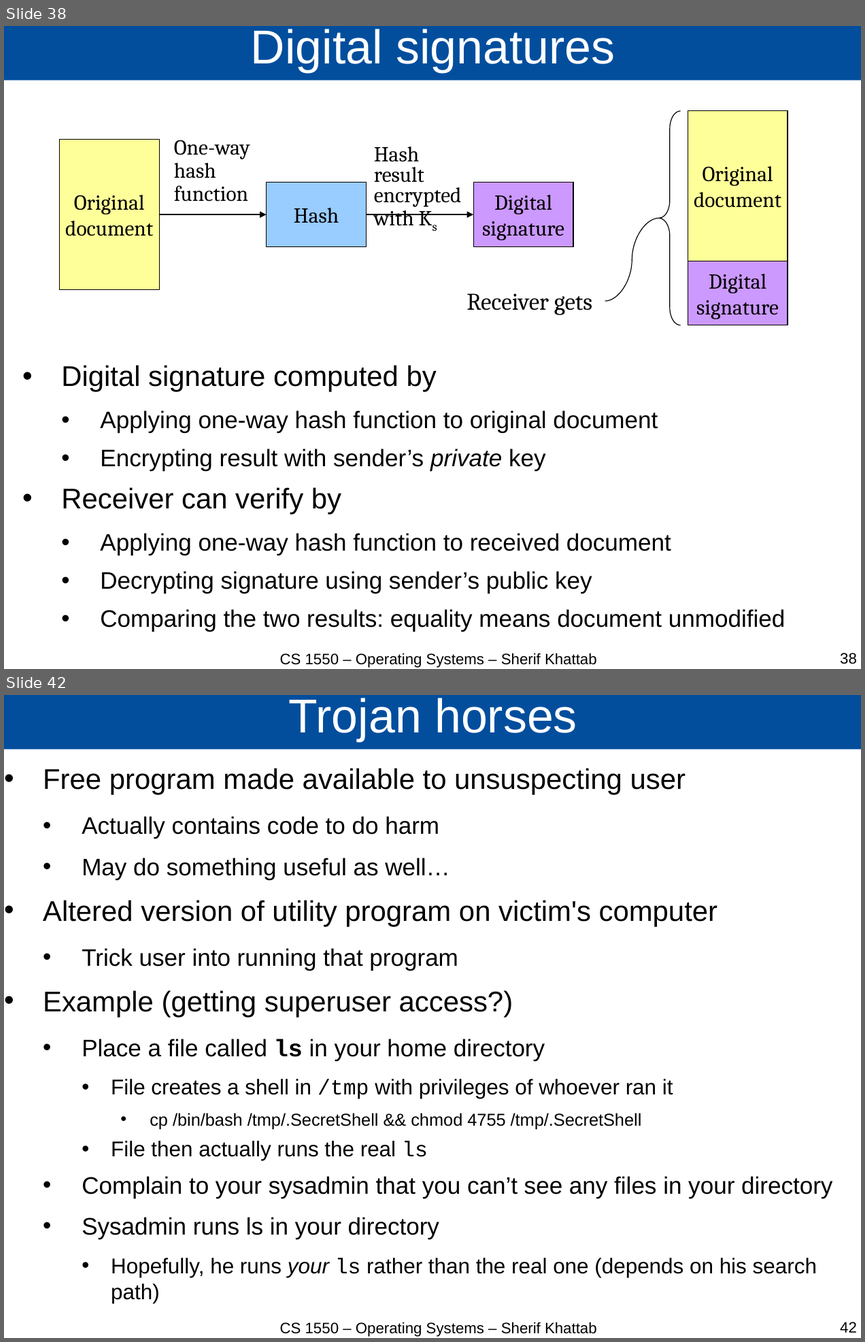
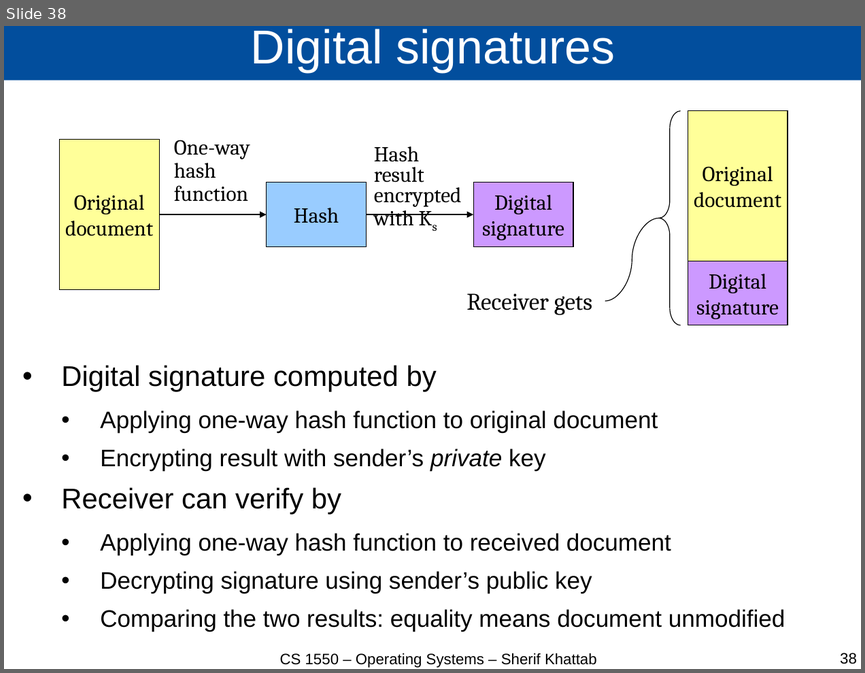
Before and after one commit to cs1550-2244/cs1550-code-handouts, a slide deck: DraftSlides/Lecture26.pptx. Shown one above the other, each under a label of ours: slides 38 and 42 before the commit, slide 38 after it; the slides between them are not shown. The pictures are 865x1342 and 865x673 pixels, drawn with LibreOffice and Linux fonts; fonts in the diff are those of the drawing. Boxes give left, top, right and bottom in pixels: in the first picture for what was removed or moved away, otherwise in the second. Text is boxed around its words. In the diff, an @@ line names an element or a change of style, - is before the commit and + after.

Commit message:
Lecture 26

```diff
--- a/DraftSlides/Lecture26.pptx
+++ b/DraftSlides/Lecture26.pptx
@@ slide 42 removed at bbox=[4, 695, 861, 1338], background #FFFFFF @@
@@ title removed at bbox=[4, 695, 861, 749] @@
-Trojan horses
@@ text removed at bbox=[43, 768, 832, 1303] @@
-• Free program made available to unsuspecting user
-  • Actually contains code to do harm
-  • May do something useful as well…
-• Altered version of utility program on victim's computer
-  • Trick user into running that program
-• Example (getting superuser access?)
-  • Place a file called ls in your home directory
-    • File creates a shell in /tmp with privileges of whoever ran it
-      • cp /bin/bash /tmp/.SecretShell && chmod 4755 /tmp/.SecretShell
-    • File then actually runs the real ls
-  • Complain to your sysadmin that you can’t see any files in your directory
-  • Sysadmin runs ls in your directory
-    • Hopefully, he runs your ls rather than the real one (depends on his search path)
@@ text removed at bbox=[280, 1322, 597, 1336] @@
-CS 1550 – Operating Systems – Sherif Khattab
@@ page number removed at bbox=[840, 1321, 857, 1332] @@
-42
```
Also in this commit, not shown: 24 other slides removed, 2 other files.
